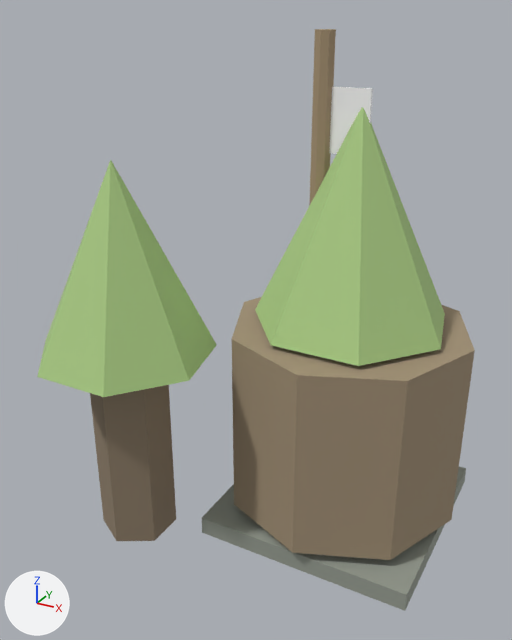
Renders of the glTF model assets/models/grove/grove_root_den.glb from each side of a commit.
Rendered twice from a camera (50 mm lens) standing at (23.6, -63.1, 53.7) and looking at (-7.8, -5.9, 25.1). Lighting does not change. The marker at lower left points along +X, +Y and +Z. The first picture is the older version. Vertices at exactly the same position are counted once.

The first picture shows 'grove_root_den'.
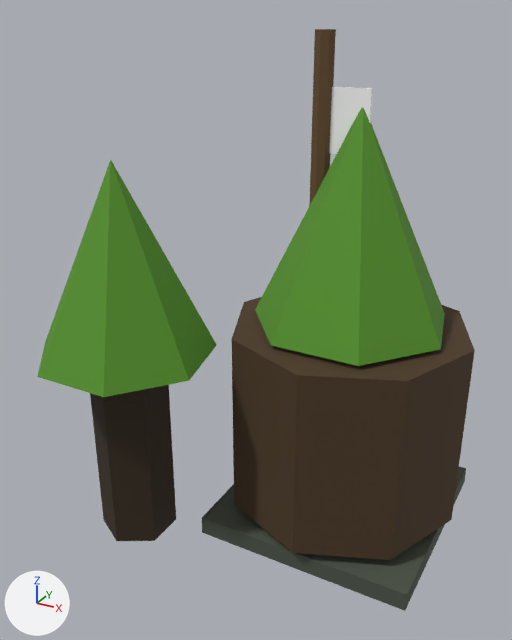
The change in detail:
me_cube has 76 vertices, 124 faces and spans x -26.8..12.6, y -22.1..12.6, z 1.0..52.0.
me_cube is used by ob_grove_root_den; location (0.0, 0.0, 0.0).
me_cube part 1: 56 faces centred in x -11.4..11.4, y -11.4..11.4, z 4.0..52.0 are repainted in the vertex colours; the middle colour goes from beige #a69376 to brown #5a4328.
me_cube part 2: 24 faces centred in x -23.3..7.4, y -20.1..7.6, z 22.6..31.6 are repainted in the vertex colours; the middle colour goes from green #adce86 to green #579429.
me_cube part 3: 20 faces centred in x -21.5..-14.5, y -17.3..-10.7, z 2.0..22.0 are repainted in the vertex colours; the middle colour goes from brown #8e7e69 to brown #362919.
me_cube part 4: 12 faces centred in x -11.5..11.5, y -11.5..11.5, z 1.0..3.0 are repainted in the vertex colours; the middle colour goes from grey #959b90 to dark grey #4c5447.

Changed parts and their boxes [x1, y1, x2, y2] in the pictures (512 x 640 px):
part 1 of me_cube, recoloured (beige to brown)
    both: [232, 29, 475, 560]
part 2 of me_cube, recoloured (darker)
    both: [37, 107, 445, 397]
part 3 of me_cube, recoloured (darker)
    both: [90, 385, 176, 541]
part 4 of me_cube, recoloured (grey to dark grey)
    both: [202, 467, 466, 611]
